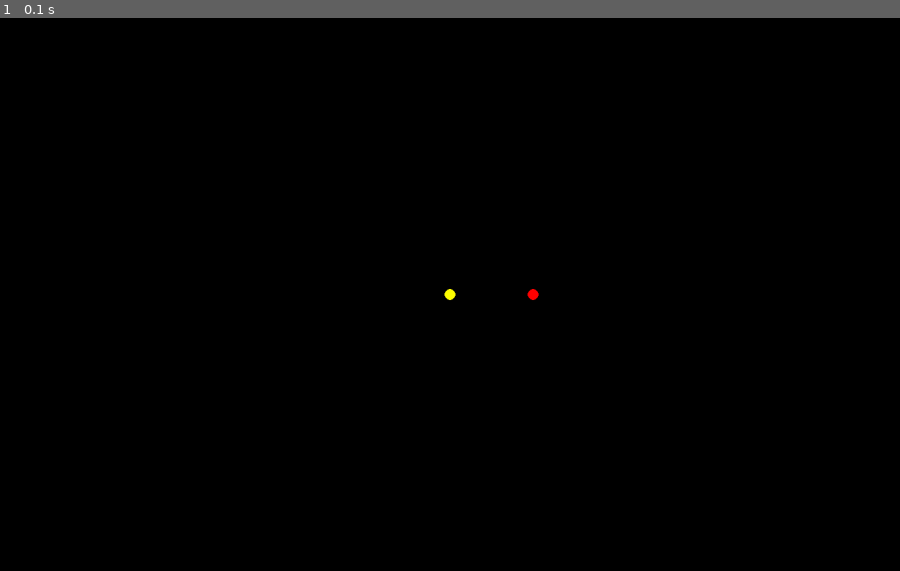
Above: before the commit, frame 1.
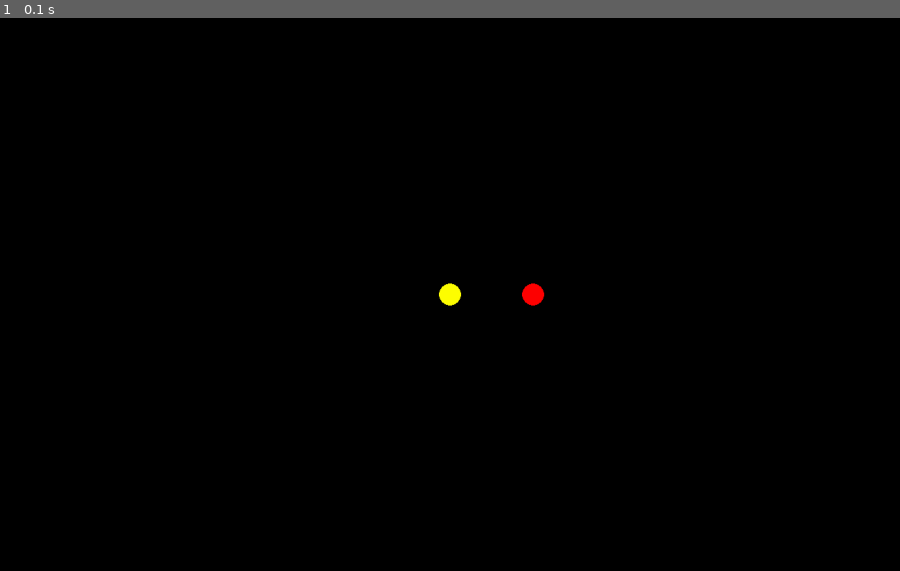
Above: after the commit, the same moment.

Repository: maxim739/Hackathon26
Game: pygame game, started from main.py
The game is run twice, just before and just after one commit, with the same random seed, the same clock (stepped at 60 frames per second) and the same inputs.
Inputs:
- Up to frame 1 (0.1 s): no input

The runs differ from the first frame. In frame 1, 0.1% of the frame differs, in the area x 48-61%, y 47-53%.

Commit message:
moving static big

Diff:
--- a/MovingStatic.py
+++ b/MovingStatic.py
@@ -1,5 +1,16 @@
 import pygame
 import math
+import constants
+
+
+# initialize pygame
+pygame.init()
+running = True
+clock = pygame.time.Clock()
+
+screen = pygame.display.set_mode((constants.width, constants.height))
+pygame.display.set_caption("Gravity Ball")
+
 
 G = 6.67430e-11
 #This scale stuff is stolen from a man on the internet
@@ -14,10 +25,10 @@
         self.radius = radius
         self.color = color
 
-    def draw(self, screen, width, height):
+    def draw(self, screen):
 
-        screen_x = int(self.x * scale  + width // 2)
-        screen_y = int(self.y * scale  + height // 2)
+        screen_x = int(self.x * scale  + constants.width // 2)
+        screen_y = int(self.y * scale  + constants.height // 2)
         pygame.draw.circle(screen, self.color, (screen_x, screen_y), self.radius)
 
 
@@ -45,12 +56,16 @@
                 r = math.sqrt(dx**2 + dy**2)
 
                 #this is to get rid of dividing by zero
-                if r > 0:
+                if r > (other.radius + self.radius)/scale:
                     #newtons formula f = G Mm / r^2
                     f = G * self.mass * other.mass / (r**2)
                     #break force up into x and y components
                     fx += f * dx / r
                     fy += f * dy / r
+                    print(r)
+                else:
+                    self.vx = 0
+                    self.vy = 0
 
         #now that we have the force we can compute the acceleration velocity and position
         ax = fx / self.mass
@@ -71,8 +86,46 @@
         self.vx = 0
         self.vy = 0
 
-    def draw(self, screen, width, height):
+    def draw(self, screen):
 
-        screen_x = int(self.x * scale + width // 2)
-        screen_y = int(self.y * scale + height // 2)
+        screen_x = int(self.x * scale + constants.width // 2)
+        screen_y = int(self.y * scale + constants.height // 2)
         pygame.draw.circle(screen, self.color, (screen_x, screen_y), self.radius)
+
+bodies = [
+    Static_body(0, 0, 1.989e30, 8, (255, 255, 0)),
+    Static_body(2e12, 0, 2e30, 8, (255,0,0)),
+    Moving_body(2.867e12, 0, 0, 6810, 8.681e25, 4, (100, 200, 255))
+]
+
+while running:
+    for event in pygame.event.get():
+        if event.type == pygame.QUIT:
+            running = False
+
+        #Added a reset and stop button also added new boolean called game gamestop
+        if event.type == pygame.KEYDOWN:
+            if event.key == pygame.K_r:
+                gamestopped = False
+                for body in bodies:
+                    if isinstance(body, Moving_body):
+                        body.reset()
+            if event.key == pygame.K_s:
+                gamestopped = True
+                for body in bodies:
+                    if isinstance(body, Moving_body):
+                        body.stop()
+
+    screen.fill((0,0,0))
+
+    for body in bodies:
+        #This was CHAT... Had no clue how to make only moving bodies position update
+        #Not sure what "isinstance" is
+        if isinstance(body, Moving_body) and gamestopped == False:
+            body.update_position(bodies)
+        body.draw(screen)
+
+    pygame.display.flip()
+    clock.tick(60)
+
+pygame.quit()
--- a/main.py
+++ b/main.py
@@ -21,8 +21,8 @@
 screen = pygame.display.set_mode(screen_res)
 
 bodies = [
-    Static_body(0, 0, 1.989e30, 8, (255, 255, 0)),
-    Static_body(2e12, 0, 2e30, 8, (255,0,0)),
+    Static_body(0, 0, 1.989e30, 16, (255, 255, 0)),
+    Static_body(2e12, 0, 2e30, 16, (255,0,0)),
 ]
 
 while running:
